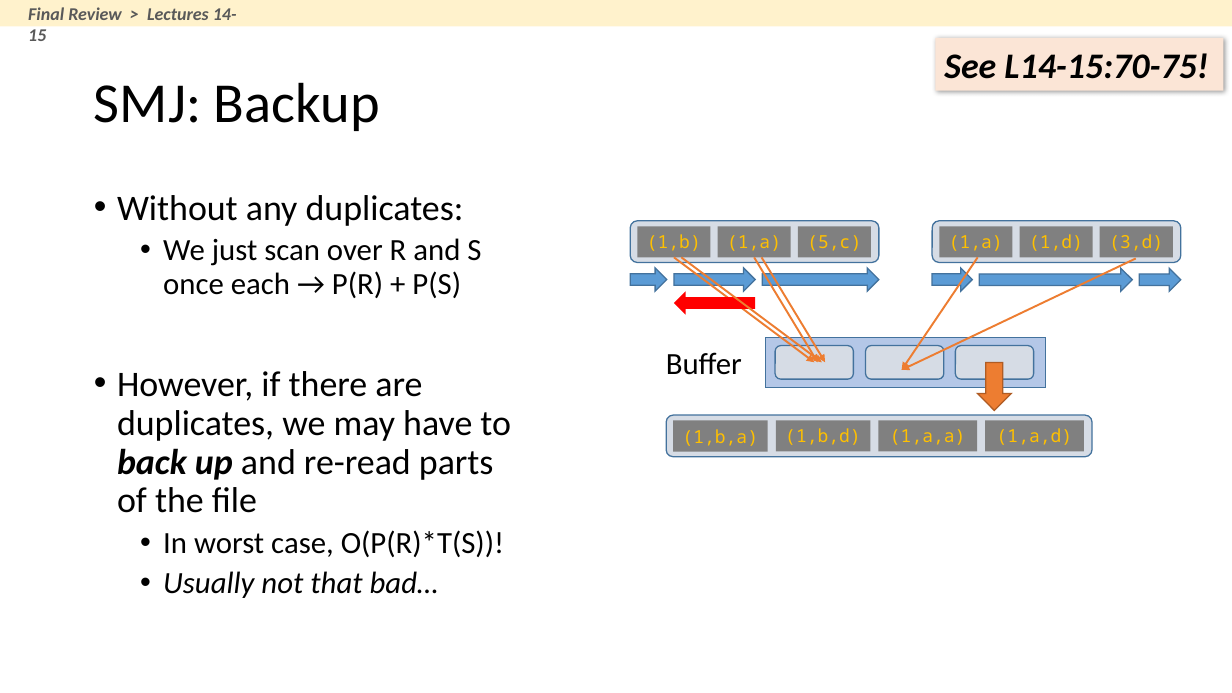
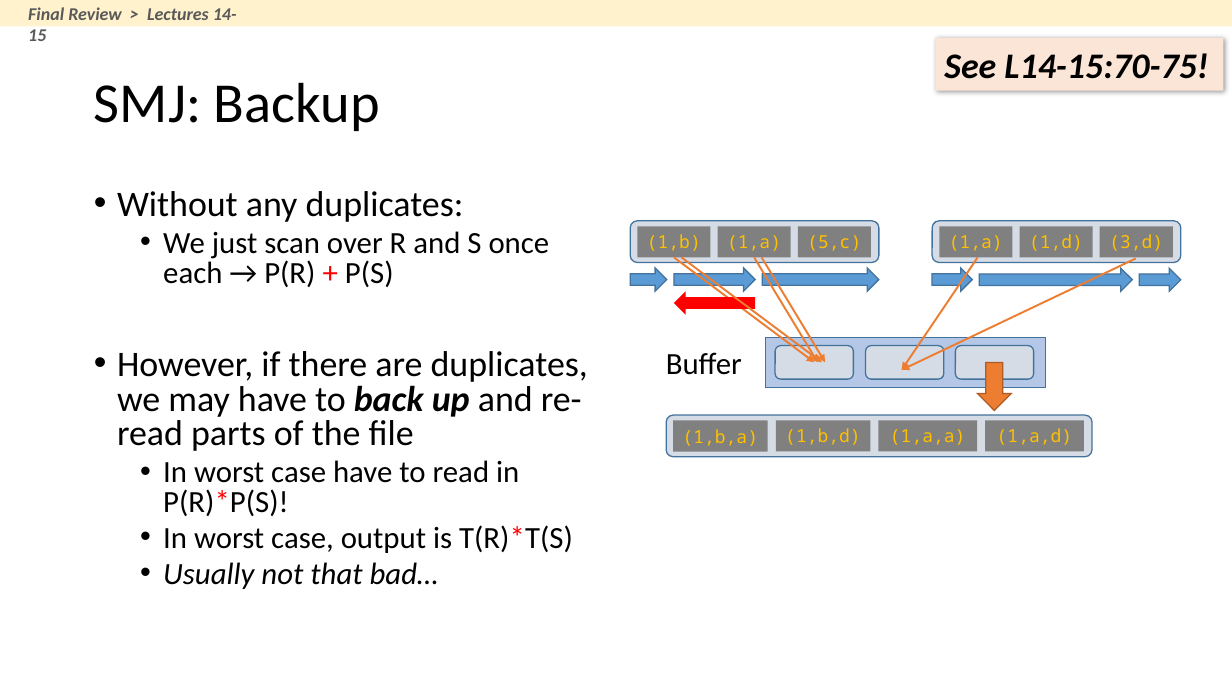
Before and after one commit to XIEQ/cs145-notebooks, a slide deck: slide 24 of final/final_review.pptx. Drawn at 1232x693 pixels with LibreOffice and Linux fonts; fonts in the diff are those of the drawing. Boxes give left, top, right and bottom in pixels: in the first picture for what was removed or moved away, otherwise in the second. Text is boxed around its words. In the diff, an @@ line names an element or a change of style, - is before the commit and + after.

Commit message:
Update / clarification of backup cost

```diff
--- a/final/final_review.pptx
+++ b/final/final_review.pptx
@@ text at (117, 191, 588, 589): text colour #000000 to #FF0000 in "+"; line spacing 0.9 to 0.8 @@
@@ text at (163, 460, 573, 553): text changed @@
-  • In worst case, O(P(R)*T(S))!
+  • In worst case have to read in P(R)*P(S)!
+  • In worst case, output is T(R)*T(S)
```
Also in this commit, not shown: 2 other files.
